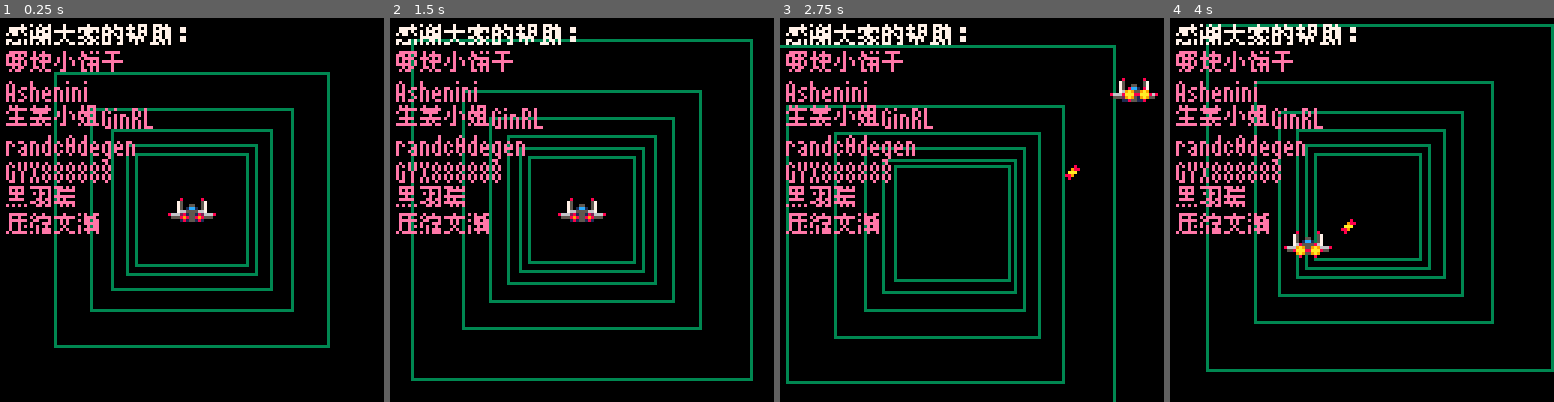
Above: before the commit, frames 1-4 (left to right).
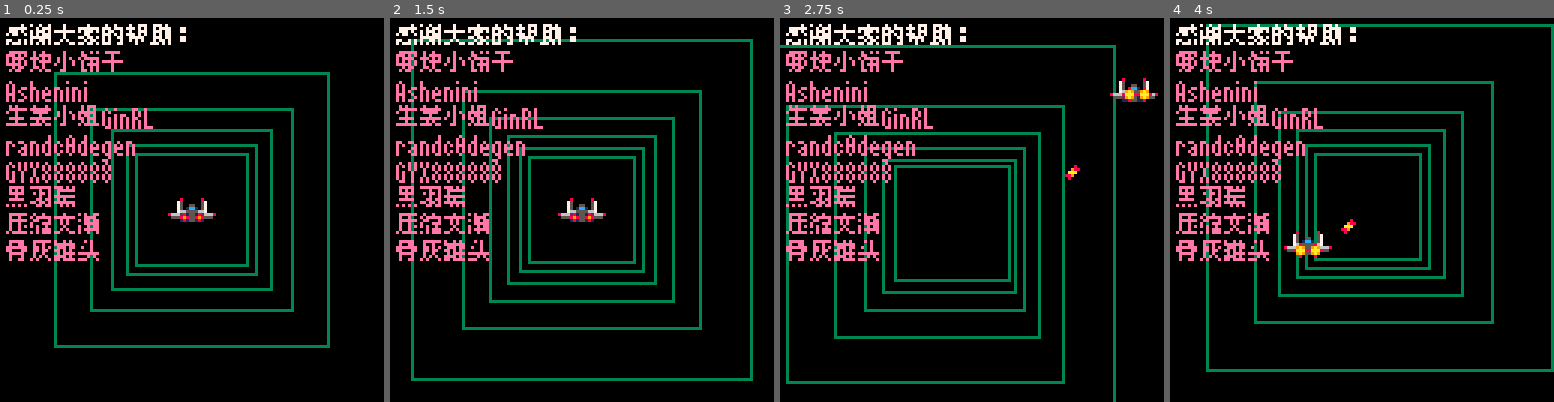
Above: after the commit, the same moments.

Repository: hp7hao/picovibe
Game: PICO-8 cartridge carts/pico8pixelbomb/pico8go-thanks/pico8go-thanks.p8
Same seed, same stepped clock (60 frames per second), same inputs: the game is played once before the commit and once after it.
Inputs:
- Up to frame 1 (0.25 s): no input
- Up to frame 2 (1.5 s): tap X (X key) at 0.33, 1.07 s; tap O (Z key) at 0.7 s
- Up to frame 3 (2.75 s): hold Right 1.6-2.1 s; tap O (Z key) at 1.7, 2.1, 2.5 s; tap X (X key) at 1.85 s; hold Up 2.15-2.42 s; hold Right from 2.47 s (still down)
- Up to frame 4 (4 s): tap O (Z key) at 2.9, 3.3, 3.7 s; tap X (X key) at 2.97 s; release Right at 3.03 s; hold Left 3.08-3.58 s; hold Down 3.63-3.97 s

The runs differ from the first frame. In frame 1, 0.7% of the frame differs, in the area x 1-26%, y 57-64%; in frame 2, 0.7%; in frame 3, 0.7%; in frame 4, 0.7%.

Commit message:
update thanks list

Diff:
--- a/carts/pico8pixelbomb/pico8go-thanks/pico8go-thanks.p8
+++ b/carts/pico8pixelbomb/pico8go-thanks/pico8go-thanks.p8
@@ -308,6 +308,7 @@
  _p("t5",x,y,14);y=y+glbs.lh
  _p("t6",x,y,14);y=y+glbs.lh
  _p("t7",x,y,14);y=y+glbs.lh
+ _p("t8",x,y,14);y=y+glbs.lh
 end
 
 function draw_game()
--- a/carts/pico8pixelbomb/pico8go-thanks/pico8go-thanks.texts.enus.lua
+++ b/carts/pico8pixelbomb/pico8go-thanks/pico8go-thanks.texts.enus.lua
@@ -7,3 +7,4 @@
 i18n.texts["enus"]["t5"]="04804a8aaa60480aaa44440480aa444aa04804aa4aa404804aa4aa404804aa4aa404804aa4aa404804aa4aa404804aa4aa4"
 i18n.texts["enus"]["t6"]="17c547c107c00aa001fe125a1236da36001ea7e40fe50fe2a00"
 i18n.texts["enus"]["t7"]="17e487e484a48be00148be628ea42eae00110fe28281028c6001a63cb63e96be9200"
+i18n.texts["enus"]["t8"]="17c4cfec67c444c0017e486a6c4854a200194fe76d45ef4de00128084808fe14e200"
--- a/carts/pico8pixelbomb/pico8go-thanks/pico8go-thanks.texts.zhcn.lua
+++ b/carts/pico8pixelbomb/pico8go-thanks/pico8go-thanks.texts.zhcn.lua
@@ -7,3 +7,4 @@
 i18n.texts["zhcn"]["t5"]="04804a8aaa60480aaa44440480aa444aa04804aa4aa404804aa4aa404804aa4aa404804aa4aa404804aa4aa404804aa4aa4"
 i18n.texts["zhcn"]["t6"]="17c547c107c00aa001fe125a1236da36001ea7e40fe50fe2a00"
 i18n.texts["zhcn"]["t7"]="17e487e484a48be00148be628ea42eae00110fe28281028c6001a63cb63e96be9200"
+i18n.texts["zhcn"]["t8"]="17c4cfec67c444c0017e486a6c4854a200194fe76d45ef4de00128084808fe14e200"
Not shown, changed: carts/pico8pixelbomb/pico8go-thanks/pico8go-thanks.meta.enus.json
Not shown, changed: carts/pico8pixelbomb/pico8go-thanks/pico8go-thanks.meta.zhcn.json
Not shown, changed: carts/pico8pixelbomb/pico8go-thanks/pico8go-thanks.p8.png
Not shown, changed: carts/pico8pixelbomb/pico8go-thanks/release/pico8go-thanks.enus.p8.png
Not shown, changed: carts/pico8pixelbomb/pico8go-thanks/release/pico8go-thanks.zhcn.p8.png
